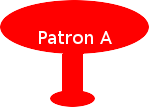
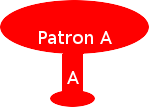
Comparing the layer stacks of the two 149 x 107 images. Changes:
added layer "A" above "Pasted Layer" over [67, 71, 79, 84]
